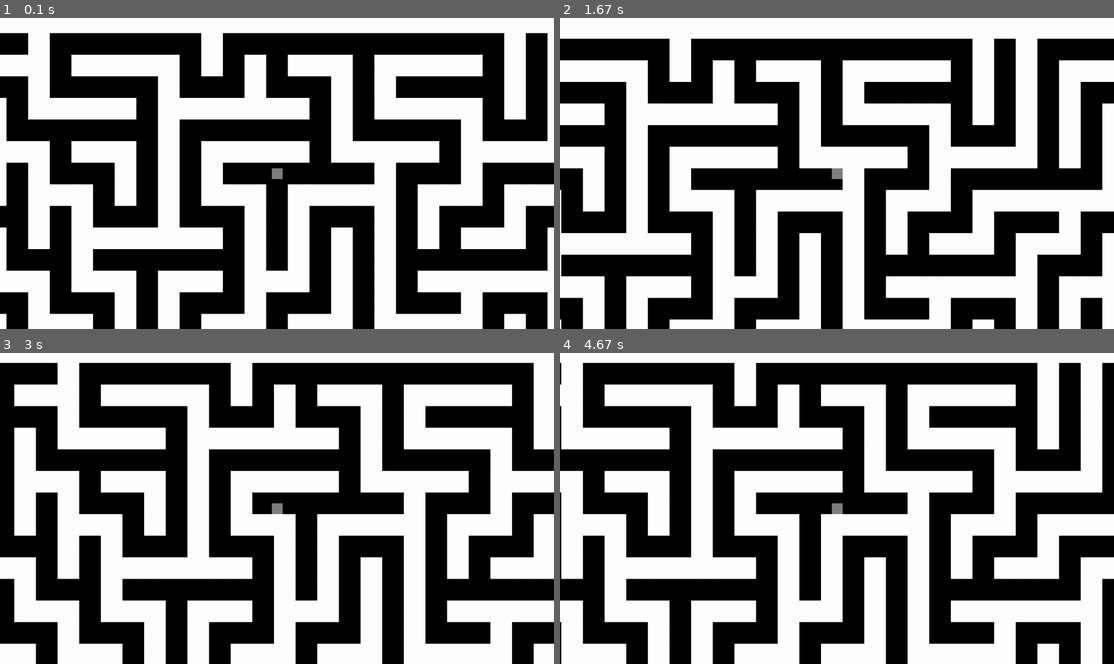
Above: before the commit, frames 1-4 (two rows, left to right).
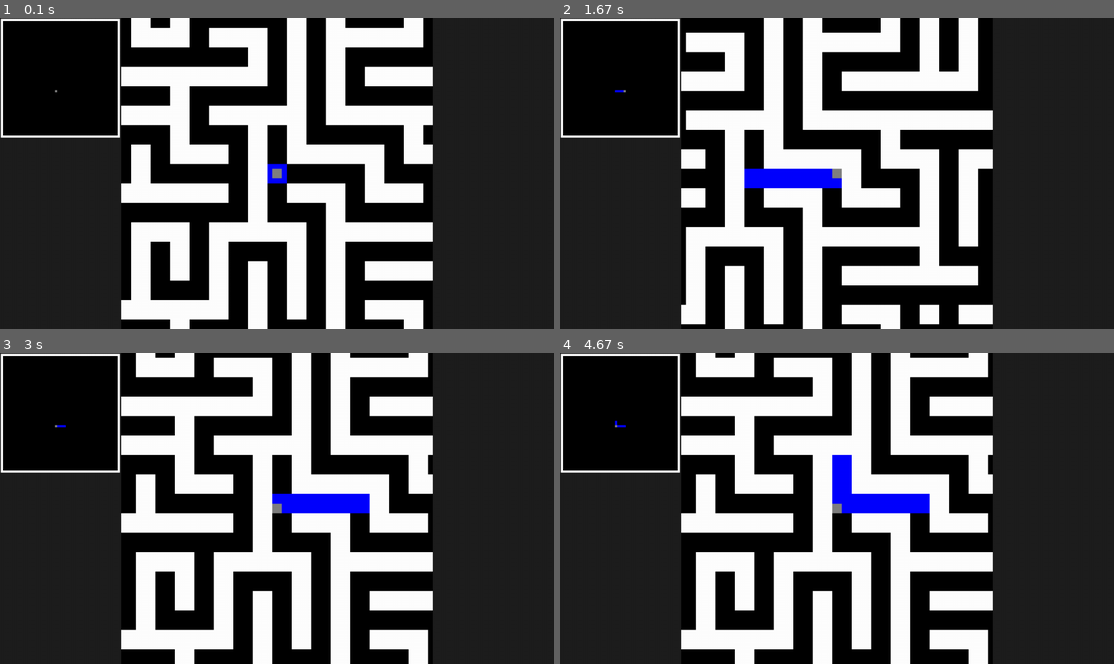
Above: after the commit, the same moments.

Repository: Casserole97/NEA
Game: pygame game, started from MAZE_PYGAME_PROTOTYPE.py
The game is run twice, just before and just after one commit, with the same random seed, the same clock (stepped at 60 frames per second) and the same inputs.
Inputs:
- Up to frame 1 (0.1 s): no input
- Up to frame 2 (1.67 s): hold Right 0.33-0.8 s; hold Up 0.83-1.13 s; hold Right 1.17-1.63 s
- Up to frame 3 (3 s): hold Left 1.67-2.2 s; hold Down 2.23-2.53 s; hold Left 2.57-2.97 s
- Up to frame 4 (4.67 s): hold Up 3-3.37 s; hold Right 3.4-4.03 s; hold Down 4.07-4.43 s; hold Left from 4.47 s (still down)

The runs differ from the first frame. In frame 1, 66% of the frame differs, in the area x 0-100%, y 0-100%; in frame 2, 68%; in frame 3, 70%; in frame 4, 69%.

Commit message:
Added map and some HUD.

Diff:
--- a/MAZE_PYGAME_PROTOTYPE.py
+++ b/MAZE_PYGAME_PROTOTYPE.py
@@ -18,13 +18,15 @@
 MAX_HEIGHT = 720
 
 # Colours to be used in the game.
-COLOUR1 = (255, 255, 255)
-COLOUR2 = (0, 0, 0)
-COLOUR3 = (128, 128, 128)
+COLOUR1 = (255, 255, 255) # WHITE
+COLOUR2 = (0, 0, 0)       # BLACK
+COLOUR3 = (128, 128, 128) # GREY
+COLOUR4 = (0, 0, 255)
+COLOUR5 = (30, 30, 30)
 
 # The size, in pixels, of a side of each individual square tile. Important
 # constant, as many other variables will depend on it.
-TILE_PIXELS = 50
+TILE_PIXELS = 45
 
 # Creating the screen which will be displayed.
 display_surface = pygame.display.set_mode((MAX_WIDTH, MAX_HEIGHT))
@@ -63,8 +65,10 @@
         self.type = "CELL"
         self.visited = False
         self.colour = COLOUR2
+        cells_group.add(self)
+
+    def update(self):
         self.image.fill(self.colour)
-        cells_group.add(self)
 
     # Return a boolean.
     def IsVisited(self):
@@ -81,8 +85,10 @@
         super().__init__(row, col)
         self.type = "PASSAGE"
         self.colour = COLOUR2
+        pssgs_group.add(self)
+
+    def update(self):
         self.image.fill(self.colour)
-        pssgs_group.add(self)
 
 # The grid class is basically a two dimensional array with special methods.
 # Each space will hold either a wall, a cell, or a passage.
@@ -167,7 +173,7 @@
                 else:
                     print('  ', end='')
 
-    # Update's the tile's positions, as each tile's initial position is (0, 0).
+    # Update's the tiles' positions, as each tile's initial position is (0, 0).
     def UpdateTilePos(self):
         count1 = 0
         count2 = 0
@@ -178,21 +184,51 @@
             count1 = 0
             count2 += TILE_PIXELS
 
-    ### OLD METHOD
-    # Returns a surface on which the maze is drawn.
-    def OLD_DRAW_GRID(self):
-        grid_surf = pygame.Surface((self.total_hor_pixels, self.total_ver_pixels))
-        grid_surf.fill(COLOUR2)
+    # Returns a surface on which the map is drawn.
+    def DrawMap(self, tile_pixels=5):
+        map_surf = pygame.Surface((self.MAX_HOR_TILES*tile_pixels, self.MAX_VER_TILES*tile_pixels))
+        map_surf.fill(COLOUR2)
         count1 = 0
         count2 = 0
         for row in self.grid:
             for tile in row:
-                if tile.type == "WALL":
-                    pygame.draw.rect(grid_surf, COLOUR1, pygame.Rect(count1, count2, TILE_PIXELS, TILE_PIXELS))
-                count1 += TILE_PIXELS
+                coords = tile.GetPos()
+                if coords[0] == 0 or coords[1] == 0 or coords[0] == self.MAX_VER_TILES-1 or coords[1] == self.MAX_HOR_TILES-1:
+                    pygame.draw.rect(map_surf, COLOUR1, pygame.Rect(count1, count2, tile_pixels, tile_pixels))
+                if pygame.sprite.spritecollideany(tile, player_group) != None:
+                    pygame.draw.rect(map_surf, COLOUR3, pygame.Rect(count1, count2, tile_pixels, tile_pixels))
+                elif tile.type == "CELL":
+                    pygame.draw.rect(map_surf, tile.colour, pygame.Rect(count1, count2, tile_pixels, tile_pixels))
+                elif tile.type == "PASSAGE":
+                    pygame.draw.rect(map_surf, tile.colour, pygame.Rect(count1, count2, tile_pixels, tile_pixels))
+
+                count1 += tile_pixels
             count1 = 0
-            count2 += TILE_PIXELS
-        return grid_surf
+            count2 += tile_pixels
+        return map_surf
+
+    # Returns a random cell in the grid
+    def GetRandomCell(self):
+        last_cell = self.grid[-2][-2].GetPos()
+        random_row = randrange(1, last_cell[0], 2)
+        random_col = randrange(1, last_cell[1], 2)
+        return self.GetTile(random_row, random_col)
+
+    def IsDeadEnd(self, cell):
+        walls = 0
+        row, col = cell.GetPos()
+        if self.GetTile(row+1, col).type == "WALL":
+            walls += 1
+        if self.GetTile(row-1, col).type == "WALL":
+            walls += 1
+        if self.GetTile(row, col+1).type == "WALL":
+            walls += 1
+        if self.GetTile(row, col-1).type == "WALL":
+            walls += 1
+        if walls == 3:
+            return True
+        else:
+            return False
 
 # Player class.
 class Player(pygame.sprite.Sprite):
@@ -201,6 +237,7 @@
         self.image = pygame.Surface((TILE_PIXELS//2, TILE_PIXELS//2))
         self.image.fill(COLOUR3)
         self.rect = self.image.get_rect()
+        player_group.add(self)
         camera_group.add(self)
 
     def update(self):
@@ -208,6 +245,14 @@
         pressed_keys = pygame.key.get_pressed()
         h_vel = 0
         v_vel = 0
+
+        # Colour the cells and passages upon collision.
+        touched_cell = pygame.sprite.spritecollideany(self, cells_group)
+        if touched_cell != None:
+            touched_cell.colour = COLOUR4
+        touched_passage = pygame.sprite.spritecollideany(self, pssgs_group)
+        if touched_passage != None:
+            touched_passage.colour = COLOUR4
 
         # Horizontal movement.
         if pressed_keys[pygame.K_LEFT]:
@@ -217,9 +262,9 @@
             h_vel = speed
             self.rect.move_ip(h_vel, 0)
 
-        # Checks for collided tiles and prevents movement.
-        collided = pygame.sprite.spritecollide(self, walls_group, False)
-        for wall in collided:
+        # Checks for collided walls and prevents movement.
+        collided_walls = pygame.sprite.spritecollide(self, walls_group, False)
+        for wall in collided_walls:
             if h_vel > 0:
                 self.rect.right = wall.rect.left
             elif h_vel < 0:
@@ -234,8 +279,8 @@
             self.rect.move_ip(0, v_vel)
 
         # "collided" must be updated again.
-        collided = pygame.sprite.spritecollide(self, walls_group, False)
-        for wall in collided:
+        collided_walls = pygame.sprite.spritecollide(self, walls_group, False)
+        for wall in collided_walls:
             if v_vel > 0:
                 self.rect.bottom = wall.rect.top
             elif v_vel < 0:
@@ -267,17 +312,19 @@
 walls_group = pygame.sprite.Group()
 cells_group = pygame.sprite.Group()
 pssgs_group = pygame.sprite.Group()
+enemy_group = pygame.sprite.Group()
+player_group = pygame.sprite.Group()
 camera_group = Camera()
 
 # The grid object is initialized, populated with tiles, and then the maze
-# algorithm is invoked on a cell.
-maze1 = Grid(25, 25)
-maze1.RecursiveBacktracker(maze1.GetTile(25, 25), 0.025)
-maze1_surface = maze1.UpdateTilePos()
+# algorithm is invoked on a random cell.
+maze1 = Grid(27, 27)
+maze1.RecursiveBacktracker(maze1.GetRandomCell(), 0.025)
+maze1.UpdateTilePos()
 
 # Player object is initialized and positioned in a random cell in the maze.
 p1 = Player()
-p1.rect.center = maze1.GetTile(randrange(1, 27, 2), randrange(1, 27, 2)).rect.center
+p1.rect.center = maze1.GetRandomCell().rect.center
 
 # Clock object initialized. Needed to keep FPS stable during runtime.
 clock = pygame.time.Clock()
@@ -298,6 +345,14 @@
     camera_group.update()
     camera_group.draw(display_surface)
 
+    # HUD
+    border = pygame.surface.Surface((280, 720))
+    border.fill(COLOUR5)
+    maze1_map = maze1.DrawMap()
+    display_surface.blit(border, (0, 0))
+    display_surface.blit(border, (1000, 0))
+    display_surface.blit(maze1_map, (((280-maze1_map.get_width())//2), ((280-maze1_map.get_width())//2)))
+
     # Update display.
     pygame.display.update()
 
